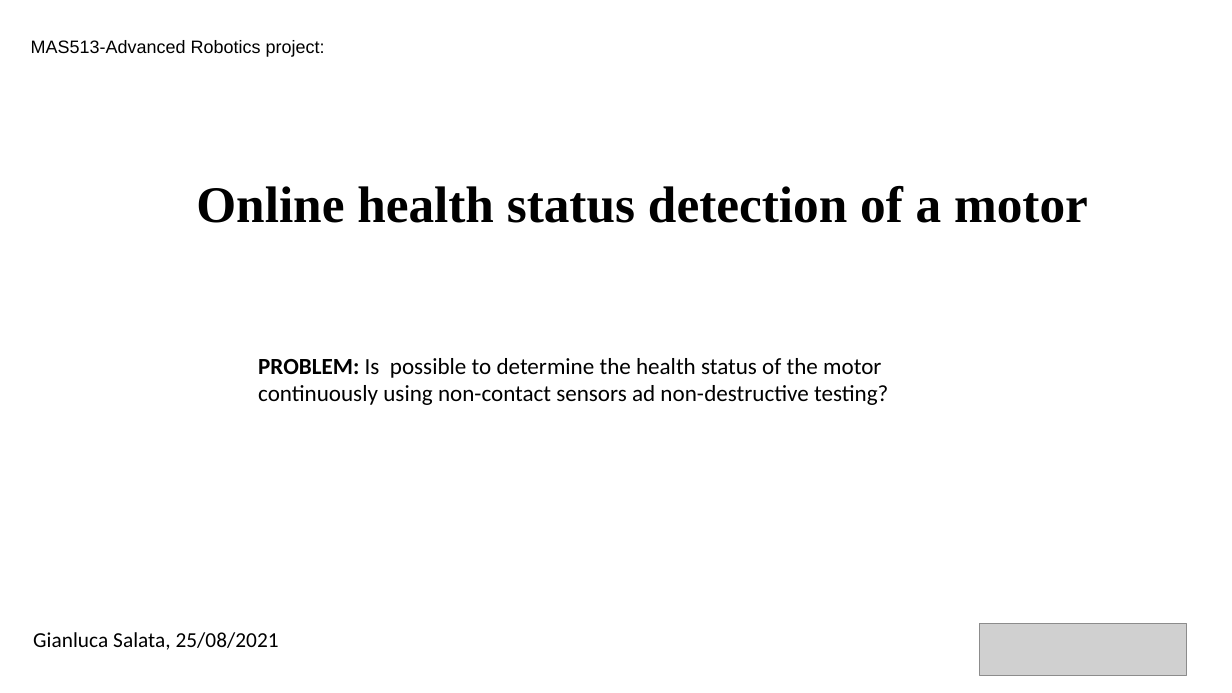
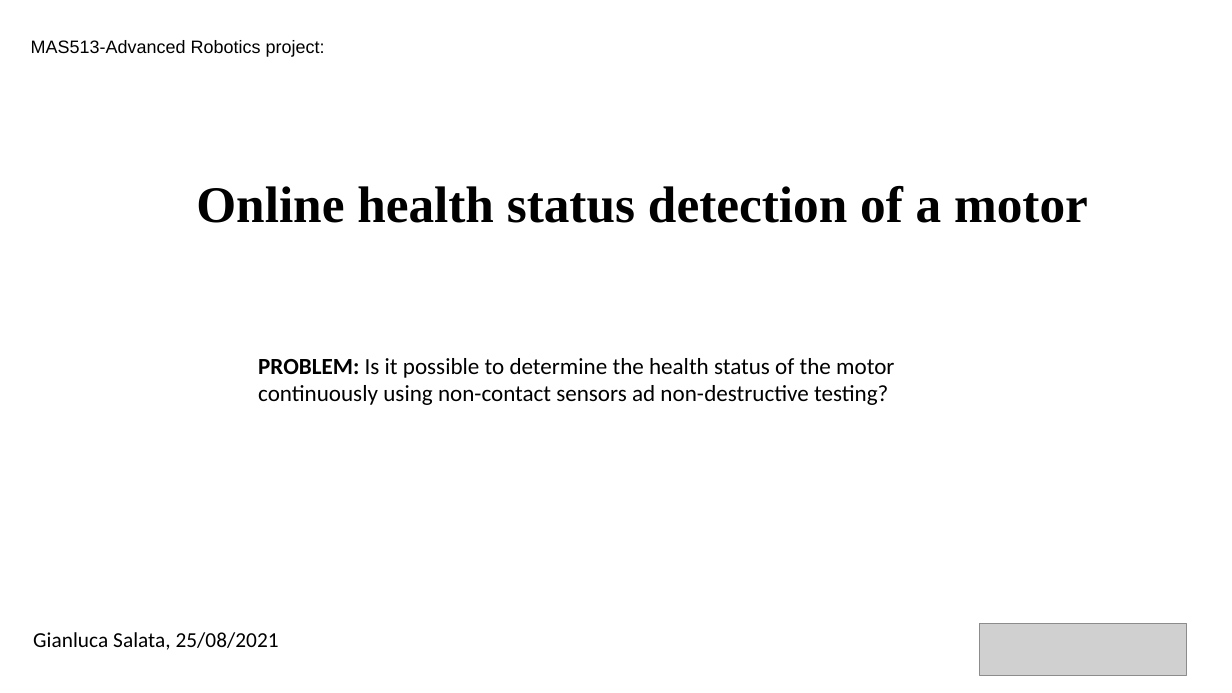
Before and after one commit to gianlucasalata-unipd/MAS513, a slide deck: slide 1 of Raw documents/Online health status detection of a motor.pptx. Drawn at 1232x693 pixels with LibreOffice and Linux fonts; fonts in the diff are those of the drawing; grey boxes stand for pictures. Boxes give left, top, right and bottom in pixels: in the first picture for what was removed or moved away, otherwise in the second. Text is boxed around its words. In the diff, an @@ line names an element or a change of style, - is before the commit and + after.

```diff
--- a/Raw documents/Online health status detection of a motor.pptx
+++ b/Raw documents/Online health status detection of a motor.pptx
@@ text at (258,358,894,405): text changed @@
-PROBLEM: Is possible to determine the health status of the motor continuously using non-contact sensors ad non-destructive testing?
+PROBLEM: Is it possible to determine the health status of the motor continuously using non-contact sensors ad non-destructive testing?
```
Also in this commit, not shown: 3 other slides changed.
